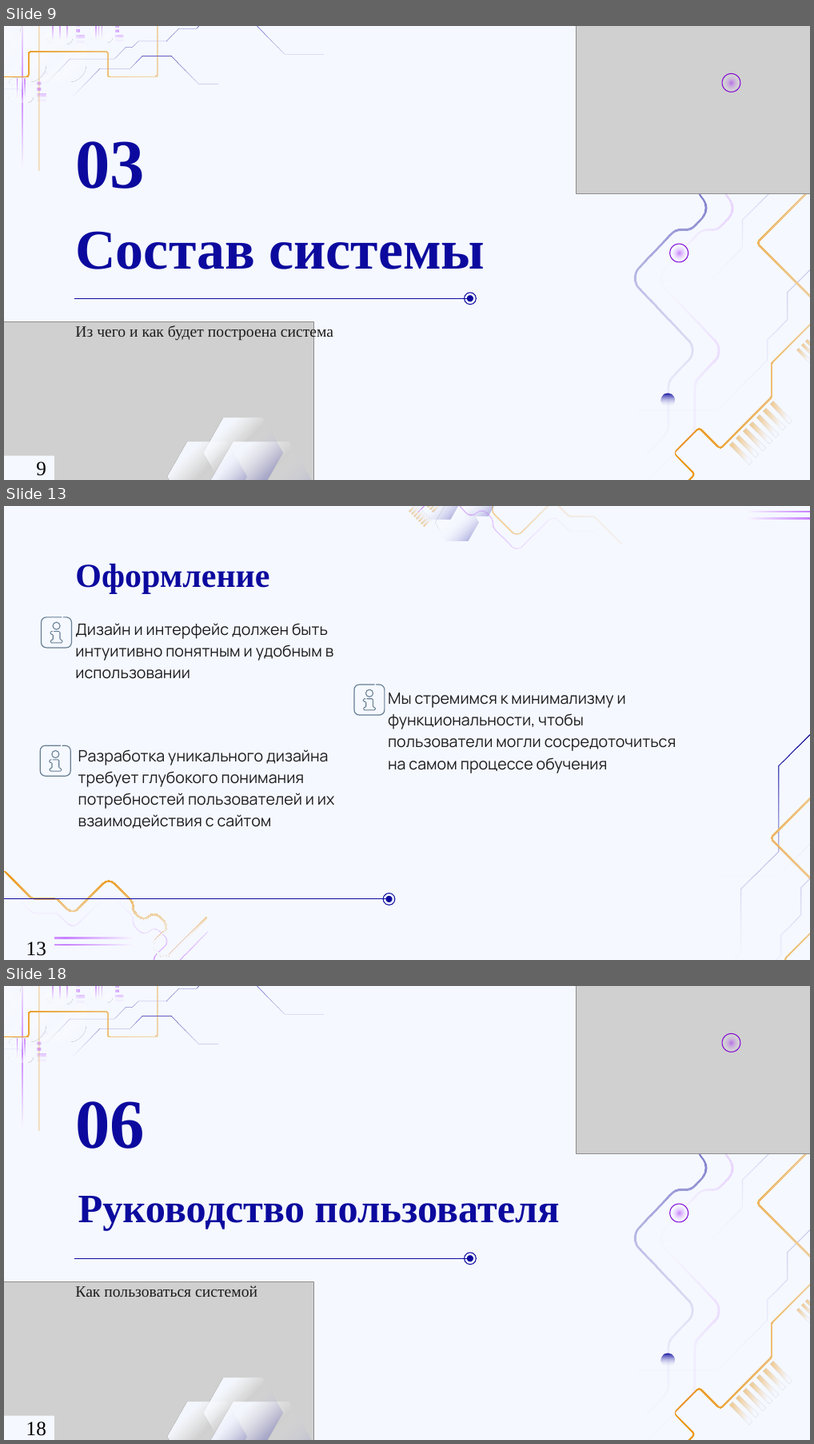
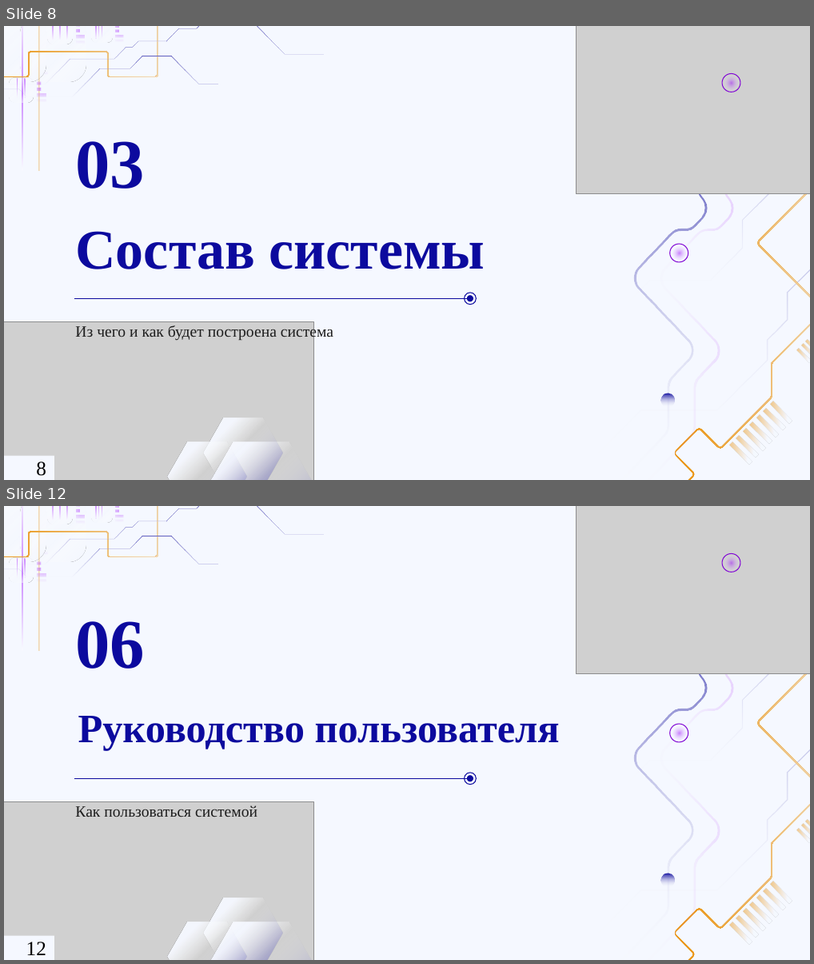
Before and after one commit to ahkaz-dev/jsHelper, a slide deck: Презентация.pptx. Shown one above the other, each under a label of ours: slides 9, 13 and 18 before the commit, slides 8 and 12 after it; the slides between them are not shown. The pictures are 814x1444 and 814x964 pixels, drawn with LibreOffice and Linux fonts; fonts in the diff are those of the drawing; grey boxes stand for pictures; background and template pictures are left out. Boxes give left, top, right and bottom in pixels: in the first picture for what was removed or moved away, otherwise in the second. Text is boxed around its words. In the diff, an @@ line names an element or a change of style, - is before the commit and + after.

```diff
--- a/Презентация.pptx
+++ b/Презентация.pptx
@@ slide 13 removed at (4, 506, 810, 960), background #F5F8FF @@
@@ group removed at (410, 506, 810, 558): 17 freeform shapes @@
@@ title removed at (75, 564, 270, 593) @@
-Оформление
@@ freeform shape removed at (41, 616, 73, 648) @@
@@ freeform shape removed at (52, 621, 61, 629) @@
@@ subtitle removed at (75, 623, 334, 679) @@
-Дизайн и интерфейс должен быть интуитивно понятным и удобным в использовании
@@ freeform shape removed at (50, 631, 63, 643) @@
@@ group removed at (611, 628, 810, 960): 4 freeform shapes @@
@@ freeform shape removed at (354, 684, 386, 716) @@
@@ freeform shape removed at (366, 689, 374, 697) @@
@@ subtitle removed at (388, 692, 677, 773) @@
-Мы стремимся к минимализму и функциональности, чтобы пользователи могли сосредоточиться на самом процессе обучения
@@ freeform shape removed at (363, 698, 376, 710) @@
@@ freeform shape removed at (39, 744, 71, 776) @@
@@ freeform shape removed at (49, 760, 62, 772) @@
@@ freeform shape removed at (51, 749, 60, 757) @@
@@ text removed at (78, 749, 335, 828) @@
-Разработка уникального дизайна требует глубокого понимания потребностей пользователей и их взаимодействия с сайтом
@@ group removed at (4, 870, 395, 960): 2 freeform shapes, 2 ellipses, 1 line @@
@@ freeform shape removed at (4, 937, 136, 938) @@
@@ freeform shape removed at (4, 944, 136, 945) @@
@@ page number removed at (26, 941, 46, 956) @@
-13
@@ what was slide 9 is now slide 8 @@
@@ page number at (36, 461, 46, 476): text changed @@
-9
+8
@@ what was slide 18 is now slide 12 @@
@@ page number at (26, 941, 46, 955): text changed @@
-18
+12
```
Also in this commit, not shown: 5 slides changed, 9 other slides removed.
